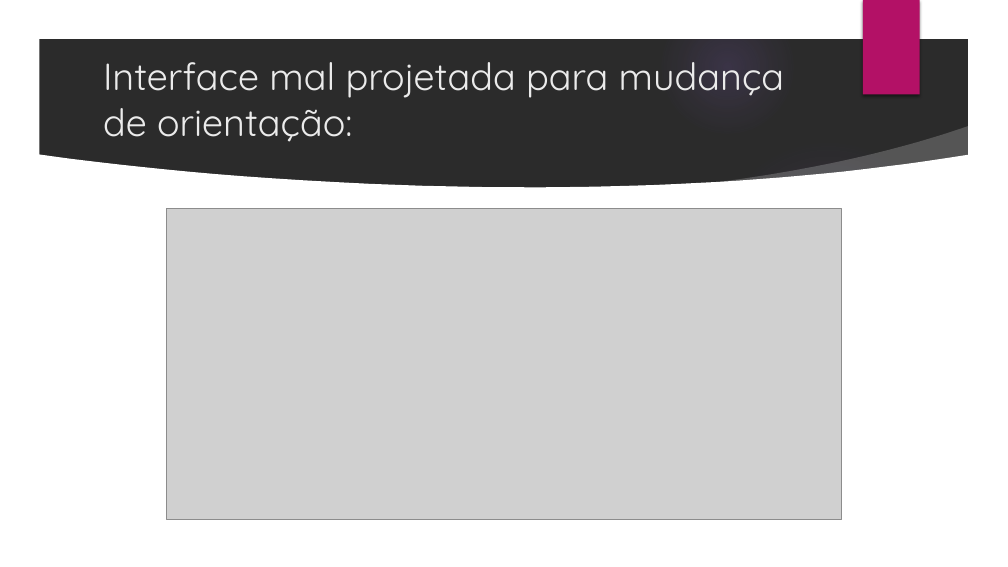
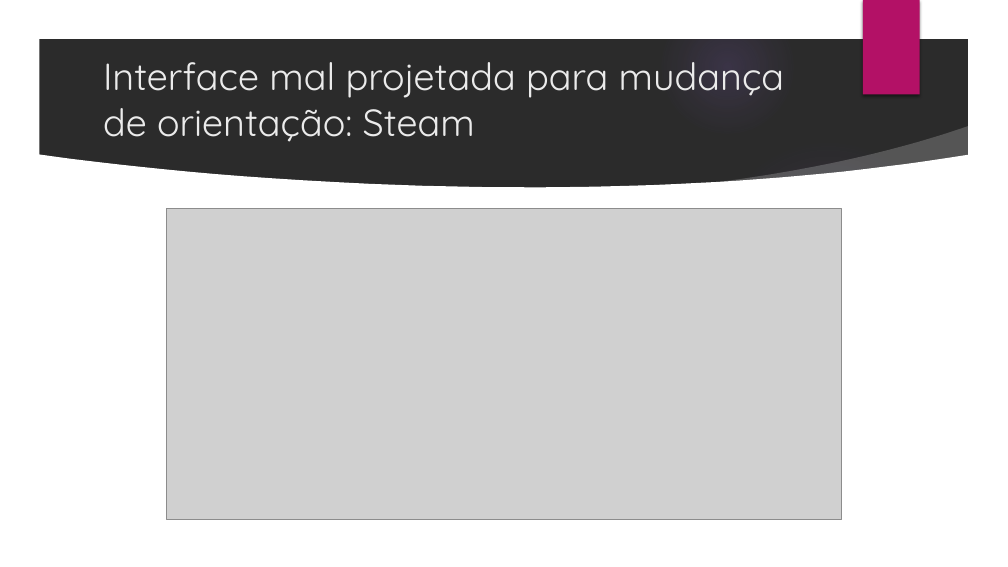
Before and after one commit to Dundied/programacao-mobile, a slide deck: slide 3 of ed-01/CurrentProblemsInExistentApps.pptx. Drawn at 1008x567 pixels with LibreOffice and Linux fonts; fonts in the diff are those of the drawing; grey boxes stand for pictures; background and template pictures are left out; a plain dark background stands for a picture behind light text. Boxes give left, top, right and bottom in pixels: in the first picture for what was removed or moved away, otherwise in the second. Text is boxed around its words. In the diff, an @@ line names an element or a change of style, - is before the commit and + after.

```diff
--- a/ed-01/CurrentProblemsInExistentApps.pptx
+++ b/ed-01/CurrentProblemsInExistentApps.pptx
@@ title at (x1=103, y1=62, x2=784, y2=142): text changed @@
-Interface mal projetada para mudança de orientação:
+Interface mal projetada para mudança de orientação: Steam
```
Also in this commit, not shown: 1 other file.
